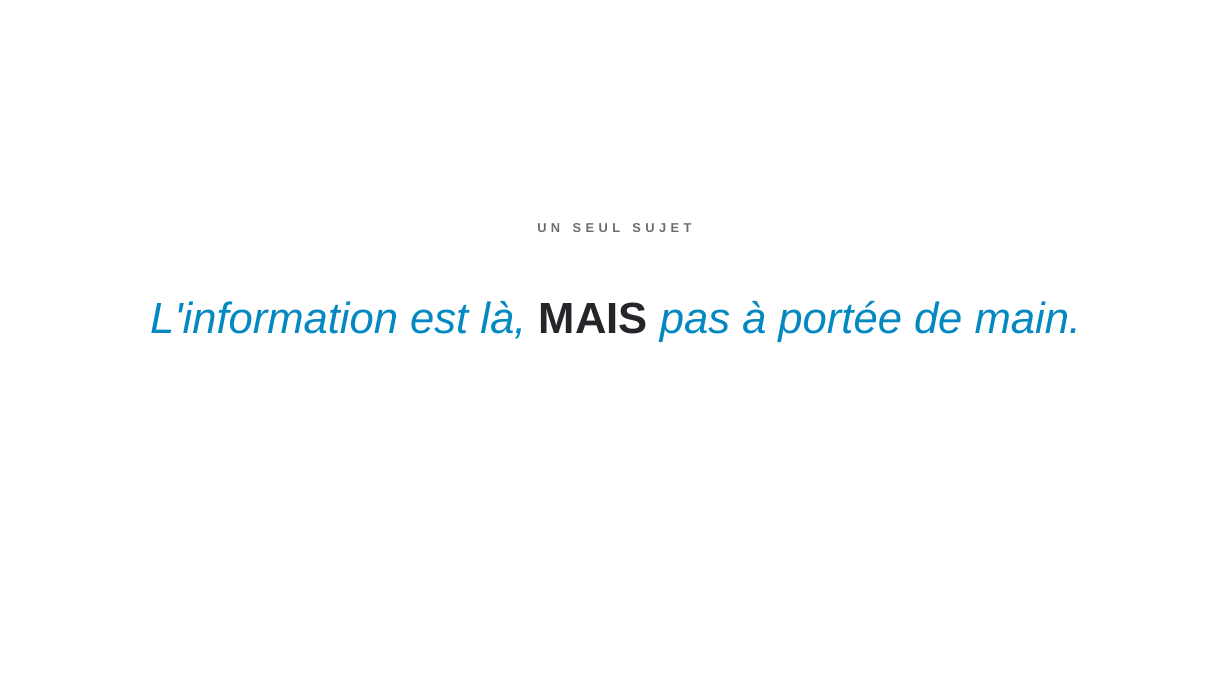
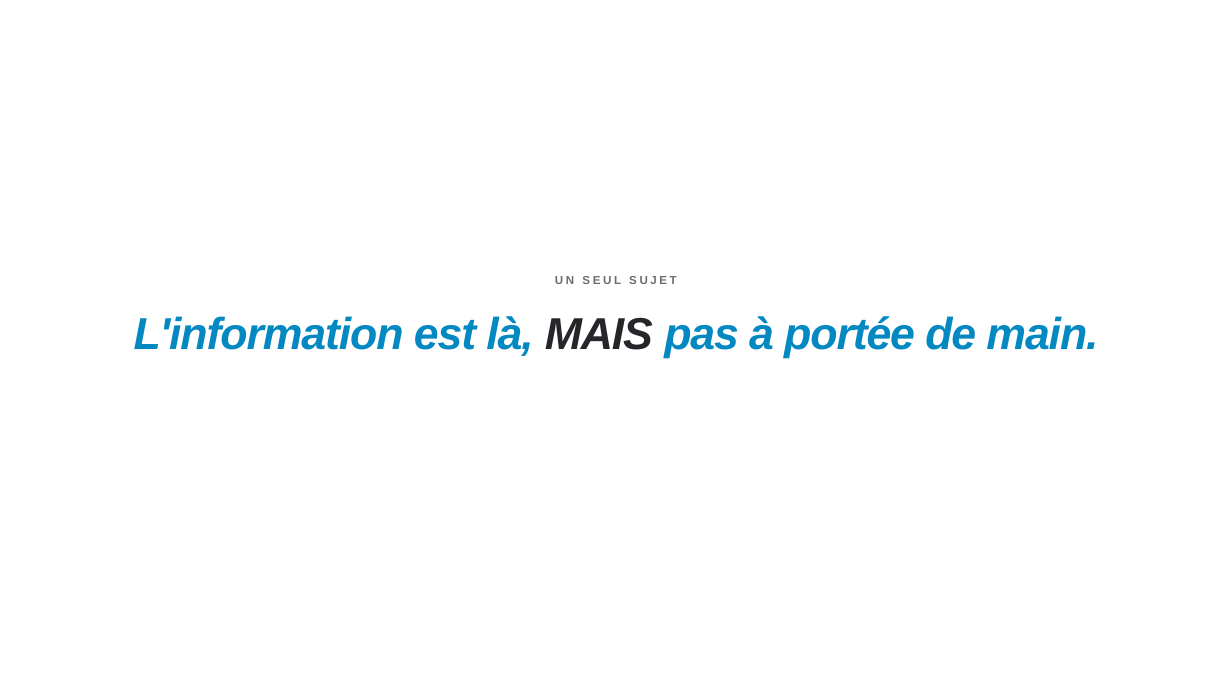
Before and after one commit to felixuniversityca-svg/task-dashboard, a slide deck: slide 14 of LIA-concretement-CC-anime.pptx. Drawn at 1232x693 pixels with LibreOffice and Linux fonts; fonts in the diff are those of the drawing. Boxes give left, top, right and bottom in pixels: in the first picture for what was removed or moved away, otherwise in the second. Text is boxed around its words. In the diff, an @@ line names an element or a change of style, - is before the commit and + after.

```diff
--- a/LIA-concretement-CC-anime.pptx
+++ b/LIA-concretement-CC-anime.pptx
@@ text "UN SEUL SUJET": place and size @@
-text "UN SEUL SUJET" at <box>537,223,691,232</box>
+text "UN SEUL SUJET" at <box>555,276,677,284</box>
@@ text "UN SEUL SUJET" at <box>555,276,677,284</box>: size 10 to 9 pt, letter spacing 3.5 to 2 pt @@
@@ text "L'information est là, MAIS pas ...": place and size @@
-text "L'information est là, MAIS pas ..." at <box>150,301,1082,342</box>
+text "L'information est là, MAIS pas ..." at <box>134,316,1098,358</box>
@@ text "L'information est là, MAIS pas ..." at <box>134,316,1098,358</box>: size 34 to 34.8 pt, letter spacing 0 to -0.9 pt, bold on; italic on in "MAIS"; line spacing 40pt to 1 @@
```
Also in this commit, not shown: 49 other slides changed.
